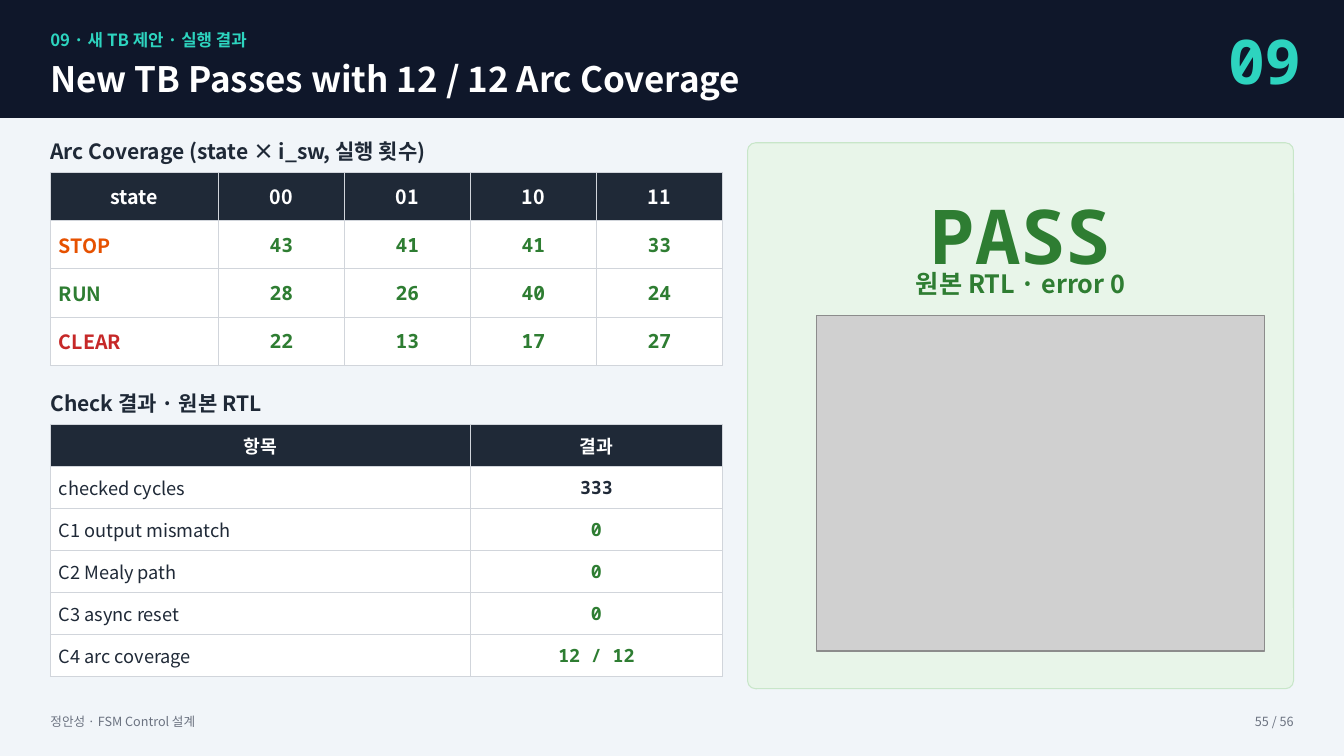
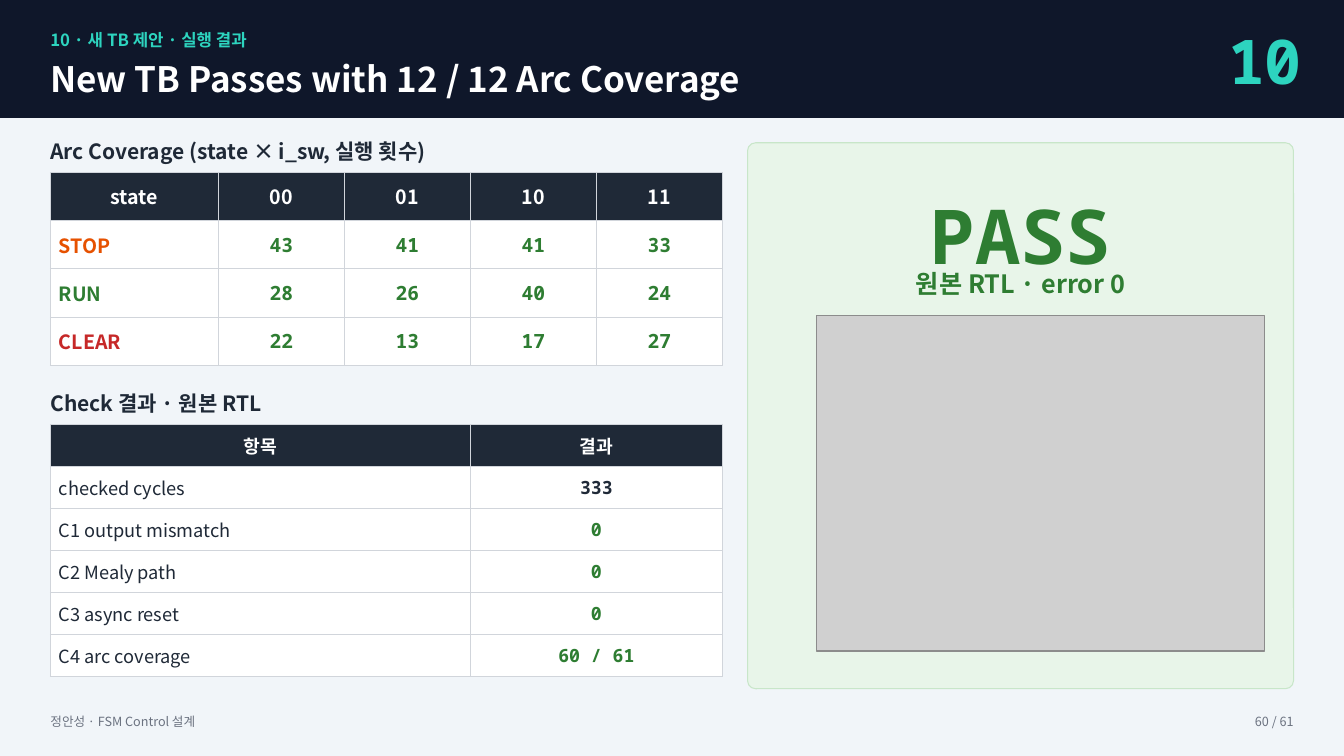
Before and after one commit to kimsacademy1234-max/System_Verilog, a slide deck: slide 60 of homework/1008_fsm_project/FSM_Control_정안성_new.pptx (slide 55 before the commit). Drawn at 1344x756 pixels with LibreOffice and Linux fonts; fonts in the diff are those of the drawing; grey boxes stand for pictures. Boxes give left, top, right and bottom in pixels: in the first picture for what was removed or moved away, otherwise in the second. Text is boxed around its words. In the diff, an @@ line names an element or a change of style, - is before the commit and + after.

```diff
--- a/homework/1008_fsm_project/FSM_Control_정안성_new.pptx
+++ b/homework/1008_fsm_project/FSM_Control_정안성_new.pptx
@@ text at <box>50,32,247,48</box>: text changed @@
-09 · 새 TB 제안 · 실행 결과
+10 · 새 TB 제안 · 실행 결과
@@ text at <box>1228,39,1302,85</box>: text changed @@
-09
+10
@@ table at <box>50,424,723,677</box> @@
-row 6, column 2: 12 / 12
+row 6, column 2: 60 / 61
@@ text at <box>1255,716,1294,726</box>: text changed @@
-55 / 56
+60 / 61
```
Also in this commit, not shown: 54 other slides changed, 6 slides added, 1 slide removed.
